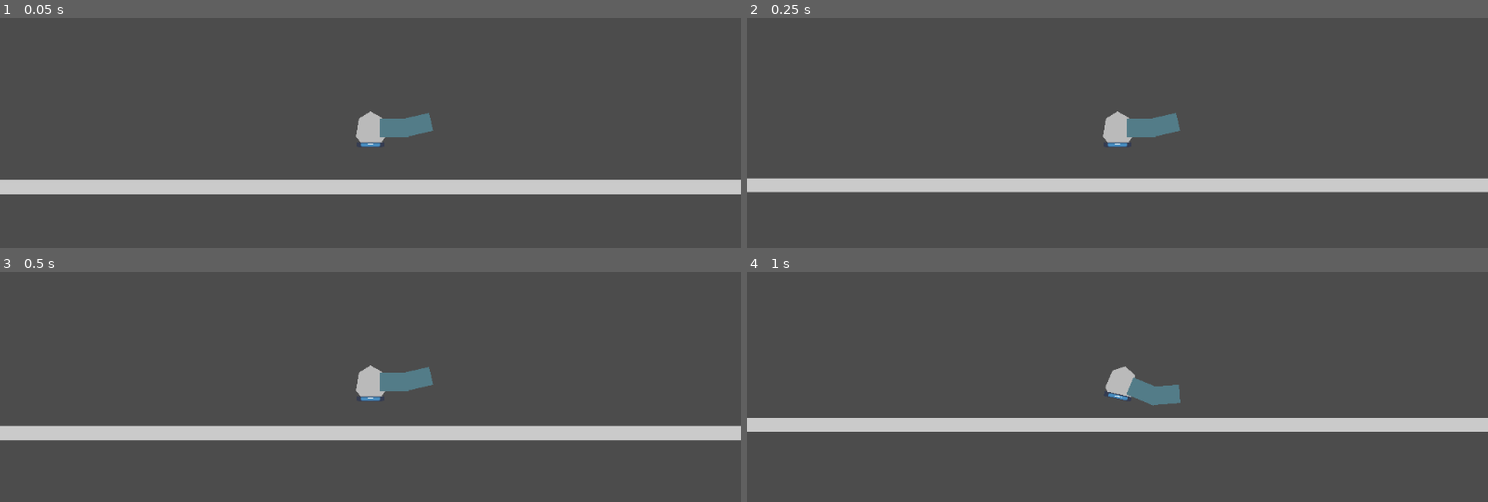
Above: before the commit, frames 1-4 (two rows, left to right).
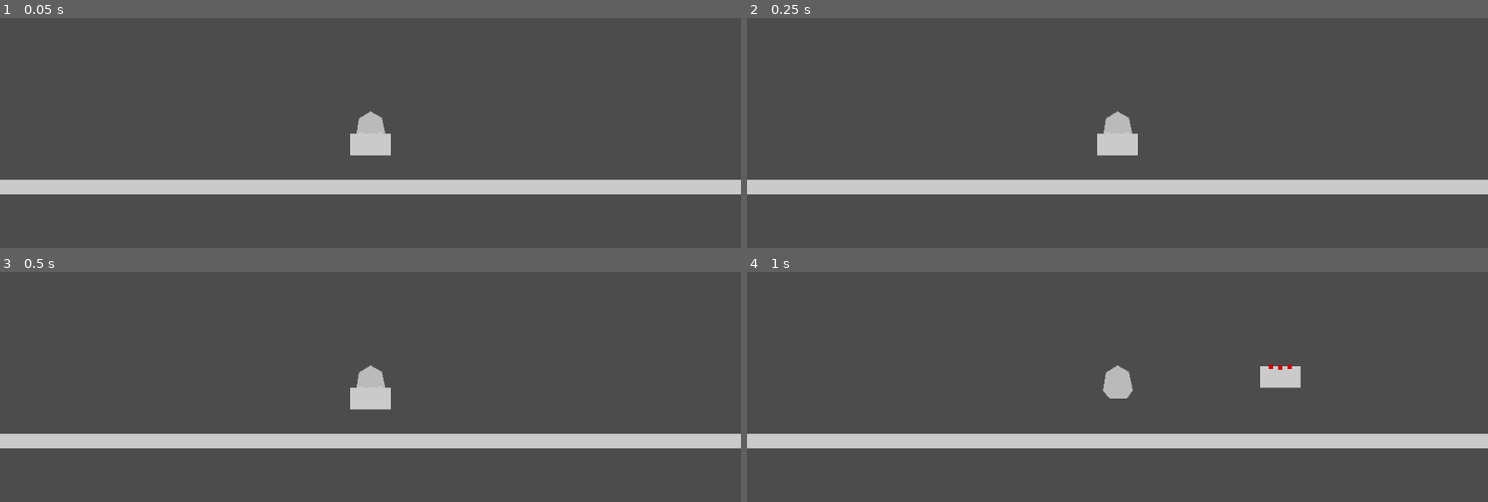
Above: after the commit, the same moments.

Repository: mikhail-shafigullin/godot-wild-jam-58
Game: Godot game, scene res://NN_test/PhysicTest.tscn
Two runs of this game, one before a commit and one after it. Both use one fixed random seed, a clock stepped at 60 frames per second and the inputs below. This scene is started directly instead of the project's main scene. The engine's default icon, where the game draws it, is replaced by a stand-in: a white triangle on a blue panel in a dark square.
Inputs (mouse positions are in pixels of both pictures, inside the frame that each line leads up to):
- Up to frame 1 (0.05 s): no input
- Up to frame 2 (0.25 s): no input
- Up to frame 3 (0.5 s): no input
- Up to frame 4 (1 s): tap Enter (ui_accept) at 0.5, 0.77 s; move the mouse to (1280, 377) at 0.52 s; hold Right (ui_right) from 0.53 s (still down); click (1280, 377) at 0.67 s

The runs differ from the first frame. In frame 1, 1.0% of the frame differs, in the area x 47-59%, y 41-60%; in frame 2, 3.0%; in frame 3, 8.2%; in frame 4, 14%, in the area x 0-100%, y 40-77%.

Commit message:
draft blueprint logic in base parts

Diff:
--- a/project.godot
+++ b/project.godot
@@ -9,6 +9,11 @@
 config_version=4
 
 _global_script_classes=[ {
+"base": "Area2D",
+"class": "BPProbe",
+"language": "GDScript",
+"path": "res://src/ship/blueprint/Probe.gd"
+}, {
 "base": "PartBase",
 "class": "Frame",
 "language": "GDScript",
@@ -35,6 +40,7 @@
 "path": "res://src/ship/thrust/Thruster.gd"
 } ]
 _global_script_class_icons={
+"BPProbe": "",
 "Frame": "",
 "PartBase": "",
 "PartUtil": "",
@@ -56,6 +62,11 @@
 
 common/drop_mouse_on_gui_input_disabled=true
 
+[layer_names]
+
+2d_physics/layer_1="Player"
+2d_physics/layer_9="Parts"
+
 [physics]
 
 common/enable_pause_aware_picking=true
--- a/src/State.gd
+++ b/src/State.gd
@@ -2,4 +2,4 @@
 
 # Тут будут жить наши глобальные штуки
 var sceneManager: Node2D;
-var player;
+var player: ShipCore;
--- a/src/characters/Player.tscn
+++ b/src/characters/Player.tscn
@@ -1,19 +1,15 @@
-[gd_scene load_steps=7 format=2]
+[gd_scene load_steps=4 format=2]
 
 [ext_resource path="res://src/characters/Player.gd" type="Script" id=1]
-[ext_resource path="res://src/ship/thrust/Thruster.gd" type="Script" id=2]
-[ext_resource path="res://src/ship/struct/Frame.tscn" type="PackedScene" id=3]
-[ext_resource path="res://icon.png" type="Texture" id=4]
+[ext_resource path="res://src/ship/thrust/TestThruster.tscn" type="PackedScene" id=2]
 
 [sub_resource type="CapsuleShape2D" id=1]
 radius = 18.0
 height = 10.0
 
-[sub_resource type="RectangleShape2D" id=3]
-extents = Vector2( 50, 25.2101 )
-
 [node name="Player" type="RigidBody2D"]
 collision_layer = 0
+collision_mask = 257
 script = ExtResource( 1 )
 
 [node name="Camera" type="Camera2D" parent="."]
@@ -27,55 +23,12 @@
 color = Color( 0.733333, 0.733333, 0.733333, 1 )
 polygon = PoolVector2Array( 0, -23, -16, -13, -20, 12, -11, 23, 13, 23, 21, 12, 16, -14 )
 
-[node name="PinJoint2D2" type="PinJoint2D" parent="."]
-position = Vector2( 13, -5 )
+[node name="PinJoint2D" type="PinJoint2D" parent="."]
+position = Vector2( 0, -28 )
 node_a = NodePath("..")
-node_b = NodePath("../Thruster")
-softness = 16.0
+node_b = NodePath("../TestThruster")
 
-[node name="PinJoint2D3" type="PinJoint2D" parent="."]
-position = Vector2( -12, -5 )
-node_a = NodePath("..")
-node_b = NodePath("../Thruster")
-softness = 16.0
-
-[node name="Thruster" type="RigidBody2D" parent="."]
+[node name="TestThruster" parent="." instance=ExtResource( 2 )]
 collision_layer = 0
-script = ExtResource( 2 )
-breaking_distance = 5.322
-test_join0 = NodePath("../PinJoint2D2")
-test_join1 = NodePath("../PinJoint2D3")
-
-[node name="CollisionShape2D" type="CollisionShape2D" parent="Thruster"]
-scale = Vector2( 0.32, 0.119 )
-shape = SubResource( 3 )
-
-[node name="Icon" type="Sprite" parent="Thruster/CollisionShape2D"]
-position = Vector2( -1, 1 )
-scale = Vector2( 1.86494, 0.908137 )
-texture = ExtResource( 4 )
-
-[node name="Frame" parent="." instance=ExtResource( 3 )]
-position = Vector2( 33, -23 )
-breaking_distance = 6.729
-
-[node name="PinJoint2D" parent="Frame" index="2"]
-node_b = NodePath("../..")
-
-[node name="PinJoint2D2" parent="Frame" index="3"]
-node_b = NodePath("../..")
-
-[node name="Frame" parent="Frame" instance=ExtResource( 3 )]
-position = Vector2( 31, -4 )
-rotation = -0.226081
-part_mass = 8.467
-breaking_distance = 9.972
-
-[node name="PinJoint2D" parent="Frame/Frame" index="2"]
-node_b = NodePath("../..")
-
-[node name="PinJoint2D2" parent="Frame/Frame" index="3"]
-node_b = NodePath("../..")
-
-[editable path="Frame"]
-[editable path="Frame/Frame"]
+test_join0 = NodePath("../PinJoint2D")
+test_join1 = NodePath("../PinJoint2D")
--- a/src/ship/PartBase.gd
+++ b/src/ship/PartBase.gd
@@ -1,5 +1,11 @@
 class_name PartBase
 extends RigidBody2D
+
+#TEMP
+onready var core = State.player
+export var test_join0: NodePath
+export var test_join1: NodePath
+#TEMP
 
 export var init_health: float = 100
 onready var health = init_health
@@ -8,8 +14,6 @@
 export var armor_weak: float = -1
 export var breaking_distance: float = 32.1
 
-export var test_join0: NodePath
-export var test_join1: NodePath
 # array of PartJoints
 # Joins will connect only to parent
 var part_joints: Array = []
@@ -18,11 +22,20 @@
 # Array of PartBase children
 var children_parts: Array = []
 
-#TEMP
-onready var core = State.player
+enum PartsTypes { FRAME, THRUSTER, COLLECTOR, UTIL }
+class PartController:
+	var part_type = PartsTypes.FRAME
+	var display_name: String = "part"
+	var key_bind: InputEventAction = null
+	var axis_bind: InputEventAction = null
+
+var inputController: PartController = PartController.new()
 
 func _enter_tree():
 	set_collision_layer_bit(0, false)
+	set_collision_layer_bit(8, false)
+	set_collision_mask_bit(8, true)
+
 class PartJoint:
 	var joint_node: Joint2D
 	var rest_position: Vector2
@@ -42,13 +55,83 @@
 	core.repair_part(self)
 
 # Blueprint functions
-func weld(joints:Array):
-	pass
+var is_blueprint: bool = false
+var is_grabbed: bool = false
+var probes: Array
+var active_probes: Array
+var best_part: PartBase
+export var min_joint_score: float = 0.1
+
+# TODO gamepad support
+func grab():
+	is_grabbed = true
+	rotation = 0
+	position = get_global_mouse_position()
+
+# TODO gamepad support
+func release():
+	if best_part:
+		build()
+
+func build():
+	pass #TODO continue
+
+func _find_probes():
+	for c in get_children():
+		if c is BPProbe:
+			probes.append(c)
+
+func _scan_probes():
+	var nodes_probes: 		Dictionary = {}
+	var nodes_score:		Dictionary = {}
+	best_part = null
+
+	for probe in probes:
+		probe.mark_inactive()
+		var overlap = probe.get_overlapping_bodies()
+		for body in overlap:
+			if body != self:
+				if nodes_probes.has(body):
+					nodes_probes[body].append(probe)
+					nodes_score[body] = _score_probes(body.global_position, nodes_probes[body])
+				else:
+					nodes_probes[body] = [probe]
+
+	var best_score: float = min_joint_score
+	for m_part in nodes_score:
+		if best_score < nodes_score[m_part]:
+			best_part = m_part
+			active_probes = nodes_probes[m_part]
+
+			for probe in active_probes:
+				probe.mark_active()
+
+
+func _score_probes(pos:Vector2, probes: Array) -> float:
+	var sum = Vector2()
+	for probe in probes:
+		sum += probe.global_position
+	var avr_pos: Vector2 = sum / probes.size()
+
+	var dist: float = pos.distance_to(avr_pos)
+	return probes.size()/(dist + 1)
+
+func _create_joints():
+	for probe in active_probes:
+		var joint = PinJoint2D.new()
+		best_part.add_child(joint)
+		weld(joint)
+
+func weld(joint:PinJoint2D):
+	part_joints.append(joint)
+	joint.node_a = get_parent().get_path()
+	joint.node_b = self.get_path()
 
 # Callbacks
 func on_slice():
 	for j in part_joints:
-		j.joint_node.queue_free()
+		if j.joint_node:
+			j.joint_node.queue_free()
 	part_joints.clear()
 
 func on_destroy():
@@ -61,14 +144,24 @@
 	#confusing placement will override default mass: Remove?
 	mass = part_mass
 
-	#temp remove after blueprint.build() realization
+	_find_probes()
+
+	#TEMP remove after blueprint.build() realization
+	#if (!test_join0 or !test_join1)
 	if (!is_parts_root):
 		part_joints = [
 			PartJoint.new(get_node(test_join0), position),
 			PartJoint.new(get_node(test_join1), position)
 		]
 
+func _process(delta):
+	if is_grabbed:
+		position = get_global_mouse_position()
+
 func _physics_process(delta):
+	if is_blueprint and is_grabbed:
+		_scan_probes()
+
 	if (health > 0 and not is_parts_root):
 		_update_joints()
 
--- a/src/ship/ShipCore.gd
+++ b/src/ship/ShipCore.gd
@@ -2,13 +2,6 @@
 extends PartBase
 
 var parts:		Dictionary = {}
-
-enum PartsTypes { THRUSTER, COLLECTOR, UTIL }
-
-class PartController:
-	var part_type
-	var display_name: String = "part"
-	var key_bind: InputEventAction
 
 # Called when the node enters the scene tree for the first time.
 func _ready():
--- /dev/null
+++ b/src/ship/blueprint/Probe.gd
@@ -0,0 +1,15 @@
+class_name BPProbe
+extends Area2D
+
+onready var sprite: Sprite = get_node("sprite")
+onready var area: CollisionShape2D = get_node("shape")
+
+func _ready():
+	var collision_scale:float = area.shape.radius
+	sprite.scale = Vector2(collision_scale, collision_scale)
+
+func mark_inactive():
+	sprite.modulate = Color.red
+
+func mark_active():
+	sprite.modulate = Color.green
--- /dev/null
+++ b/src/ship/blueprint/Probe.tscn
@@ -0,0 +1,19 @@
+[gd_scene load_steps=4 format=2]
+
+[ext_resource path="res://src/ship/blueprint/Probe.gd" type="Script" id=1]
+[ext_resource path="res://NN_test/1x1.png" type="Texture" id=2]
+
+[sub_resource type="CircleShape2D" id=2]
+radius = 5.46
+
+[node name="Probe" type="Area2D"]
+collision_layer = 256
+collision_mask = 0
+input_pickable = false
+script = ExtResource( 1 )
+
+[node name="shape" type="CollisionShape2D" parent="."]
+shape = SubResource( 2 )
+
+[node name="sprite" type="Sprite" parent="."]
+texture = ExtResource( 2 )
--- /dev/null
+++ b/src/ship/thrust/TestThruster.gd
@@ -0,0 +1,9 @@
+extends "res://src/ship/thrust/Thruster.gd"
+
+func _ready():
+    is_blueprint = true
+
+func _unhandled_input(event):
+    if event is InputEventMouseButton:
+        if event.pressed:
+            grab()
--- /dev/null
+++ b/src/ship/thrust/TestThruster.tscn
@@ -0,0 +1,29 @@
+[gd_scene load_steps=5 format=2]
+
+[ext_resource path="res://src/ship/blueprint/Probe.tscn" type="PackedScene" id=1]
+[ext_resource path="res://src/ship/thrust/TestThruster.gd" type="Script" id=2]
+[ext_resource path="res://NN_test/1x1.png" type="Texture" id=3]
+
+[sub_resource type="RectangleShape2D" id=1]
+extents = Vector2( 29, 16 )
+
+[node name="TestThruster" type="RigidBody2D"]
+input_pickable = true
+mode = 3
+script = ExtResource( 2 )
+
+[node name="CollisionShape2D" type="CollisionShape2D" parent="."]
+shape = SubResource( 1 )
+
+[node name="1X1" type="Sprite" parent="."]
+scale = Vector2( 55.9614, 30.7577 )
+texture = ExtResource( 3 )
+
+[node name="Probe" parent="." instance=ExtResource( 1 )]
+position = Vector2( -13, -14 )
+
+[node name="Probe2" parent="." instance=ExtResource( 1 )]
+position = Vector2( 0, -13 )
+
+[node name="Probe3" parent="." instance=ExtResource( 1 )]
+position = Vector2( 13, -14 )
